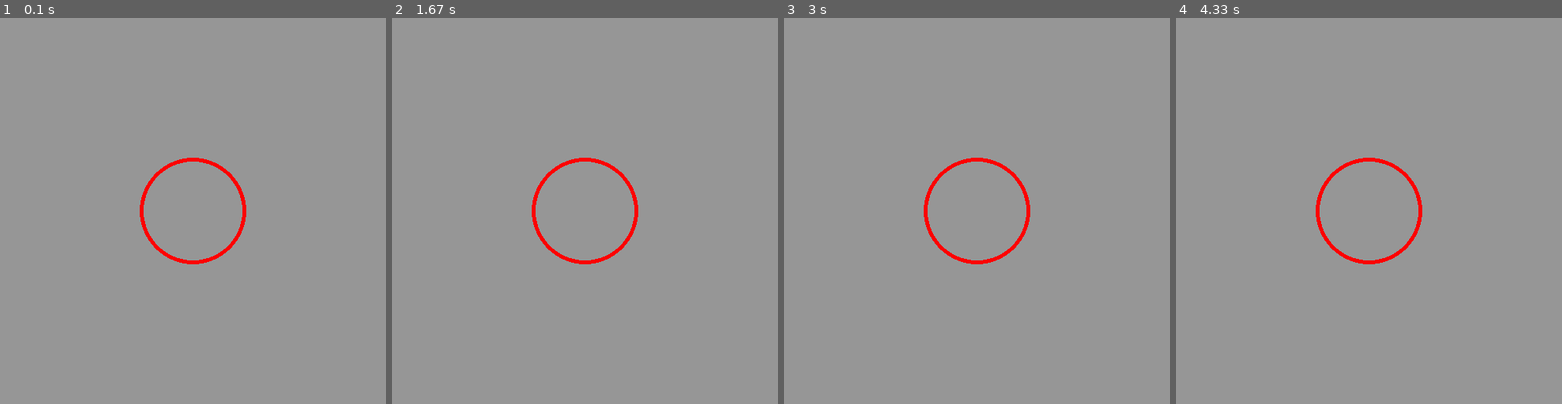
Above: before the commit, frames 1-4 (left to right).
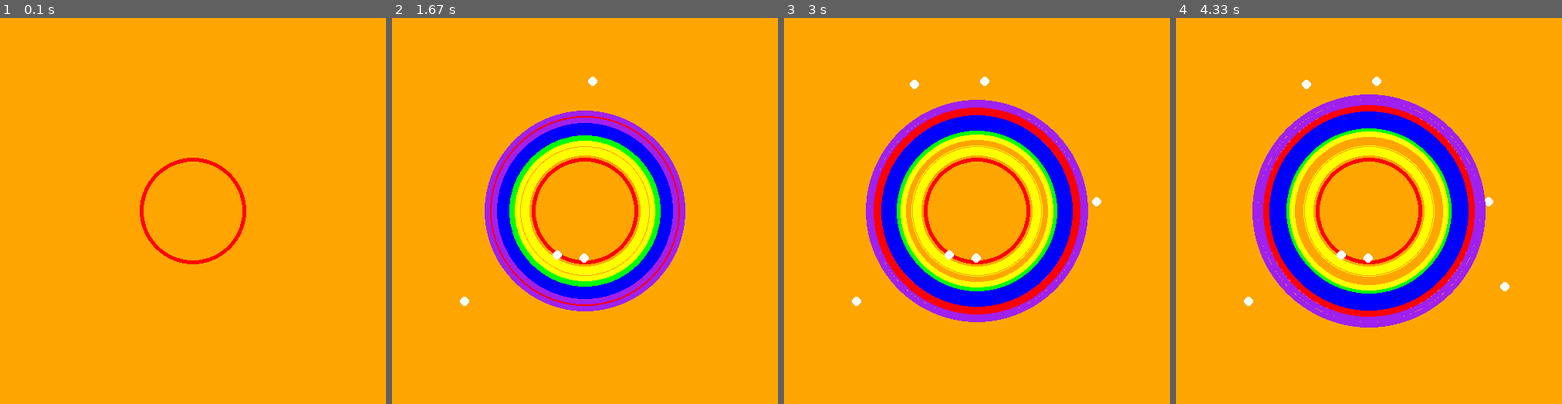
Above: after the commit, the same moments.

Repository: GojoSatoru2012/PyGame
Game: pygame game, started from circleclicker.py
The game is run twice, just before and just after one commit, with the same random seed, the same clock (stepped at 60 frames per second) and the same inputs.
Inputs (mouse positions are in pixels of both pictures, inside the frame that each line leads up to):
- Up to frame 1 (0.1 s): no input
- Up to frame 2 (1.67 s): press the mouse at (492, 214) at 0.37 s; move the mouse to (557, 253) at 0.47 s; release the mouse at (623, 295) at 0.6 s; click (465, 299) at 0.8 s; click (592, 79) at 1.22 s; move the mouse to (585, 257) at 1.5 s
- Up to frame 3 (3 s): click (977, 257) at 1.7 s; click (915, 83) at 2.3 s; move the mouse to (1096, 203) at 2.7 s
- Up to frame 4 (4.33 s): click (1488, 203) at 3.03 s; move the mouse to (1504, 288) at 3.5 s; click (1504, 288) at 3.9 s

The runs differ from the first frame. In frame 1, 99% of the frame differs, in the area x 0-100%, y 0-100%; in frame 2, 99%; in frame 3, 99%; in frame 4, 99%.

Commit message:
Update circleclicker.py

Diff:
--- a/circleclicker.py
+++ b/circleclicker.py
@@ -6,11 +6,12 @@
 running = True
 #defining colors
 Red = (255, 0 , 0)
-Blue = (0, 255, 0)
-Green = (0, 0, 255)
-Yellow = (150, 0, 150)
-Purple = (150, 150, 0)
-Orange = (150, 150, 150)
+Blue = (0, 0, 255)
+Green = (0, 255, 0)
+Yellow = (255, 255, 0)
+Purple = (160, 32, 240)
+Orange = (255, 165, 0)
+White = (255, 255, 255)
 screen.fill(Orange)
 class Circle:
     def __init__(self, color, pos, radius, thicness = 0):
@@ -30,9 +31,35 @@
 pygame.draw.circle(screen, Red, pos1, r, yy)
 pygame.display.update()
 #creating multiple objects
-obj1 = Circle
+obj1 = Circle(Red, pos1, r + 50, 7)
+obj2 = Circle(Purple, pos1, r + 40, 7)
+obj3 = Circle(Blue, pos1, r + 30, 7)
+obj4 = Circle(Green, pos1, r + 20, 7)
+obj5 = Circle(Orange, pos1, r + 15, 7)
+obj6 = Circle(Yellow, pos1, r + 10, 7)
 while running:
     for event in pygame.event.get():
         if event.type == pygame.QUIT:
             running = False
+        if event.type == pygame.MOUSEBUTTONDOWN:
+            obj1.draw()
+            obj2.draw()
+            obj3.draw()
+            obj4.draw()
+            obj5.draw()
+            obj6.draw()
+            pygame.display.update()
+        elif event.type == pygame.MOUSEBUTTONUP:
+            obj1.growing(3)
+            obj2.growing(7)
+            obj3.growing(5)
+            obj4.growing(3)
+            obj5.growing(2)
+            obj6.growing(4)
+        elif event.type == pygame.MOUSEMOTION:
+            posi = pygame.mouse.get_pos()
+            obj7 = Circle(White, posi, 6)
+            obj7.draw()
+            pygame.display.update()
+
 pygame.quit()
